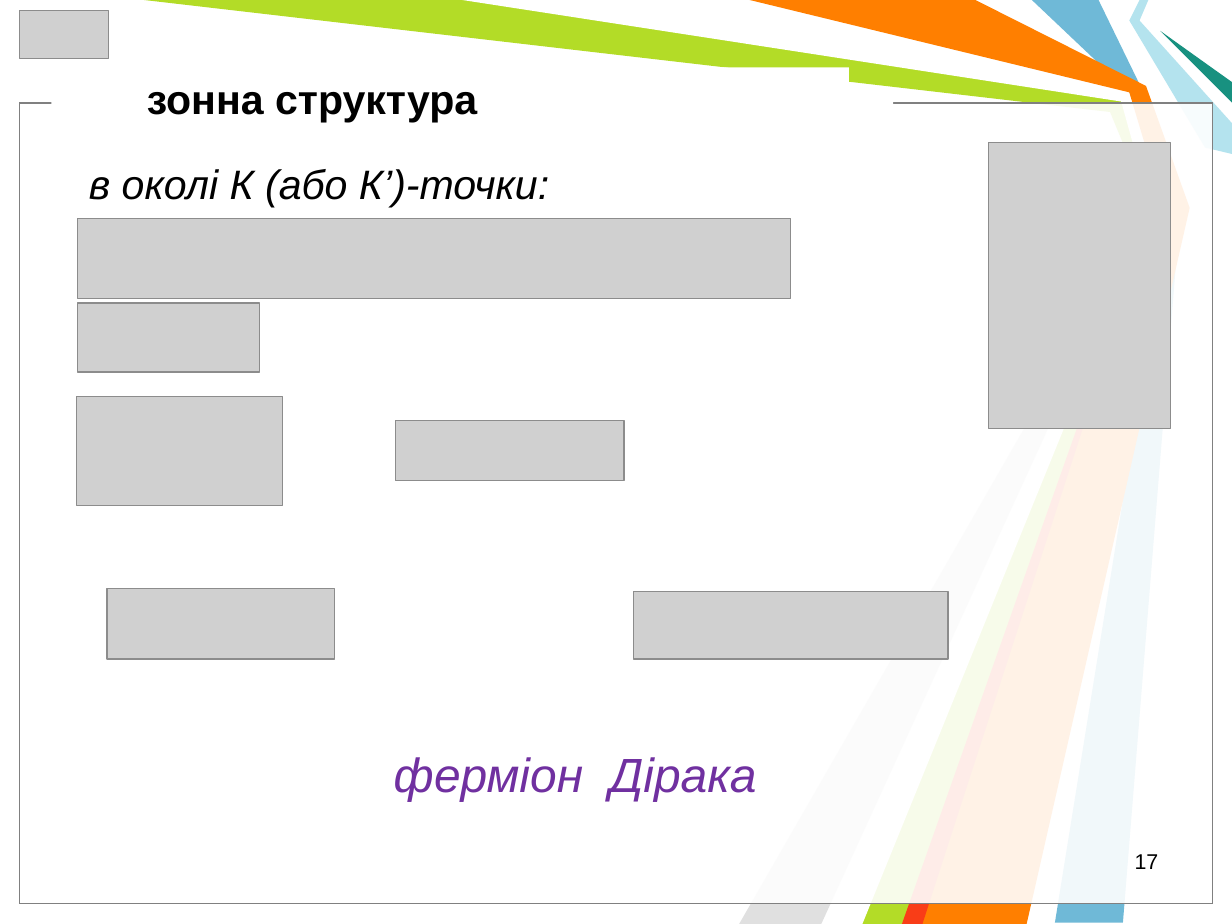
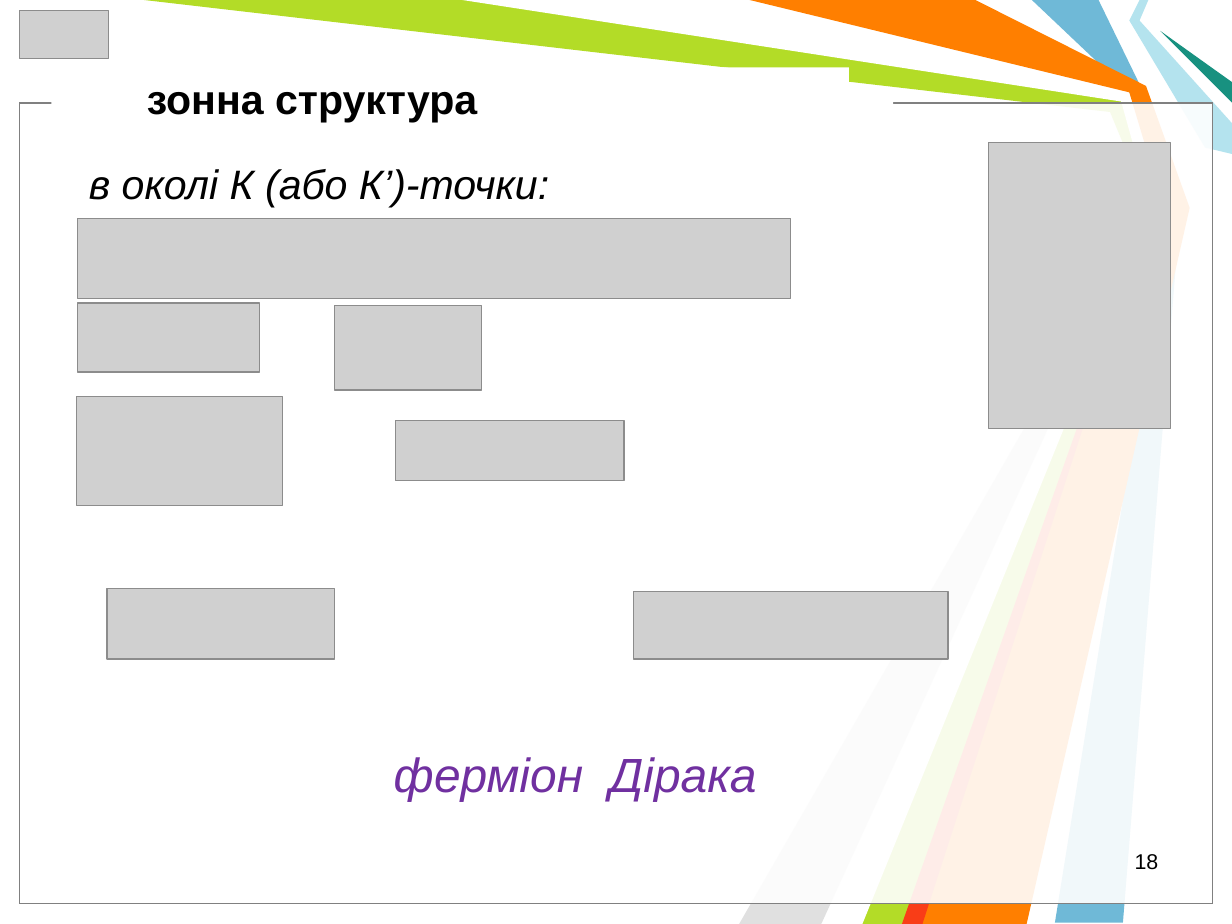
Before and after one commit to l432/NMK, a slide deck: slide 18 of Lecture/Nanoelectronika/Present/NanoelectronV5.ppt (slide 17 before the commit). Drawn at 1232x924 pixels with LibreOffice and Linux fonts; fonts in the diff are those of the drawing; grey boxes stand for pictures; background and template pictures are left out. Boxes give left, top, right and bottom in pixels: in the first picture for what was removed or moved away, otherwise in the second. Text is boxed around its words. In the diff, an @@ line names an element or a change of style, - is before the commit and + after.

```diff
--- a/Lecture/Nanoelectronika/Present/NanoelectronV5.ppt
+++ b/Lecture/Nanoelectronika/Present/NanoelectronV5.ppt
@@ picture added at box(335, 306, 483, 391) @@
@@ page number at box(1135, 854, 1159, 870): text changed @@
-17
+18
```
Also in this commit, not shown: 1 other slide changed, 4 slides added.
